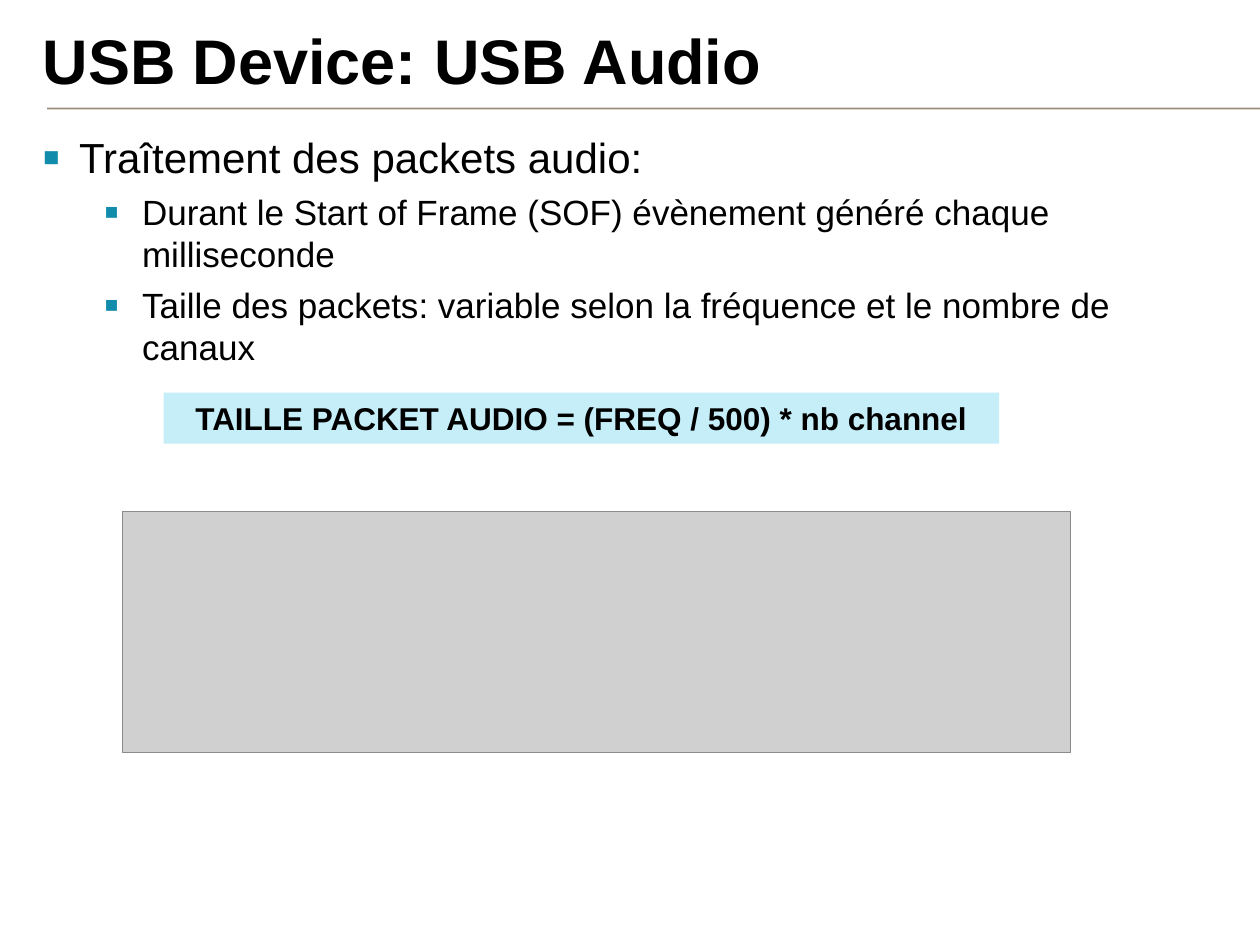
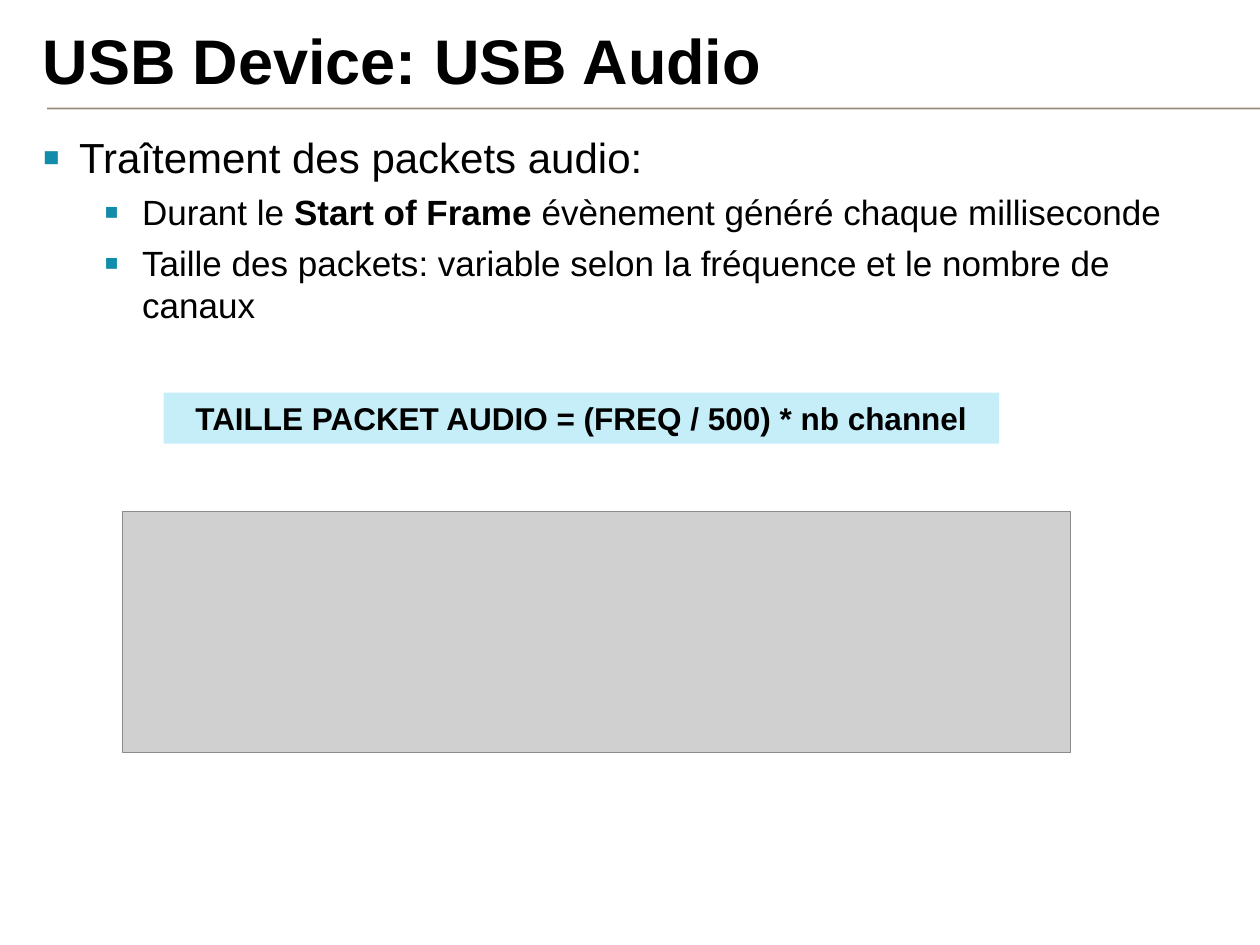
Before and after one commit to samux/ARM-internship-report, a slide deck: slide 23 of presentation_fr/pres.pptx. Drawn at 1260x945 pixels with LibreOffice and Linux fonts; fonts in the diff are those of the drawing; grey boxes stand for pictures; background and template pictures are left out. Boxes give left, top, right and bottom in pixels: in the first picture for what was removed or moved away, otherwise in the second. Text is boxed around its words. In the diff, an @@ line names an element or a change of style, - is before the commit and + after.

```diff
--- a/presentation_fr/pres.pptx
+++ b/presentation_fr/pres.pptx
@@ text at (142, 199, 1161, 232): text changed @@
-  ▪ Durant le Start of Frame (SOF) évènement généré chaque milliseconde
+  ▪ Durant le Start of Frame évènement généré chaque milliseconde
```
Also in this commit, not shown: 8 other slides changed, 13 other files.
